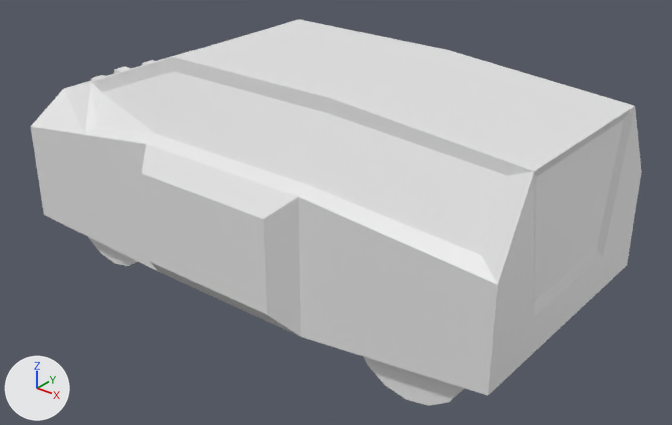
An edit to the FBX model Assets/Environment/Vehicles/BOB_Van.FBX, drawn before and after from the same camera.
Before and after are seen from a 50 mm lens placed at (8.31, -9.84, 6.91), pointed at (0.4, 0.04, 0.79). The lights are fixed; the arrows at lower left show +X, +Y and +Z. Where no turn or scale is listed for an object, it has been applied to the vertices. Vertices at the same position are counted once.
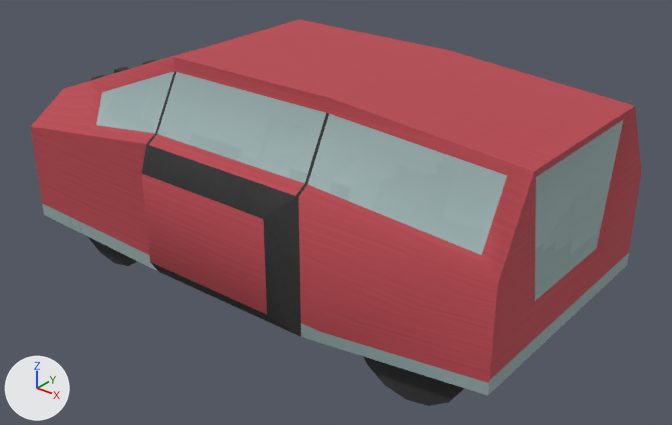
The change in detail:
Picture 'BOB_CarMaster.png' (img_bob_carmaster_png) is new.
Material 'CarMaster' (mat_carmaster) is new.
Its texture is img_bob_carmaster_png (with its transparency).
Its roughness is 0.859.
me_mesh is used by ob_box003; location (0.0, 0.0, 0.0).
me_mesh had 442 vertices, 792 faces and spanned x -4.51..4.23, y -2.21..2.18, z -0.37..3.18.
me_mesh now has 476 vertices, 860 faces and spans x -4.51..4.23, y -2.21..2.18, z -0.37..3.18.
Part 1, on me_mesh:
1 vertex is removed from x 1.41, y 0.0, z 3.18.
39 faces are deleted.
15 vertices are added at x -2.53..2.53, y -2.21..2.18, z 0.33..3.18.
10 new vertices lie (-0.05, 0.0, 0.0) away from vertices in x 1.41..1.42, y -1.96..1.96, z 0.01..3.18.
10 new vertices lie (0.05, 0.0, 0.0) away from vertices in x -1.42..-1.39, y -1.96..1.96, z 0.01..3.18.
107 new faces join them.
me_mesh part 2: 753 faces spanning x -4.51..4.23, y -2.21..2.18, z -0.37..3.18 switch from no material to mat_carmaster (picture img_bob_carmaster_png).

Boxes (x1, y1, x2, y2) around the edits, measured in the pictures (672 x 425 px):
part 1 of me_mesh, built on: (142, 19, 634, 337) in both
part 2 of me_mesh, recoloured: (31, 49, 642, 406) in both
